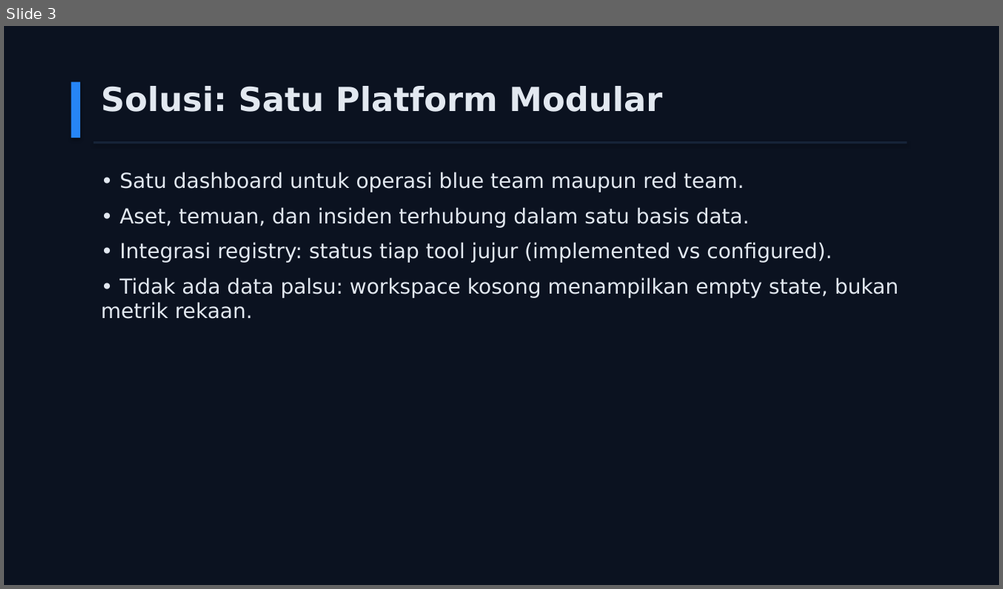
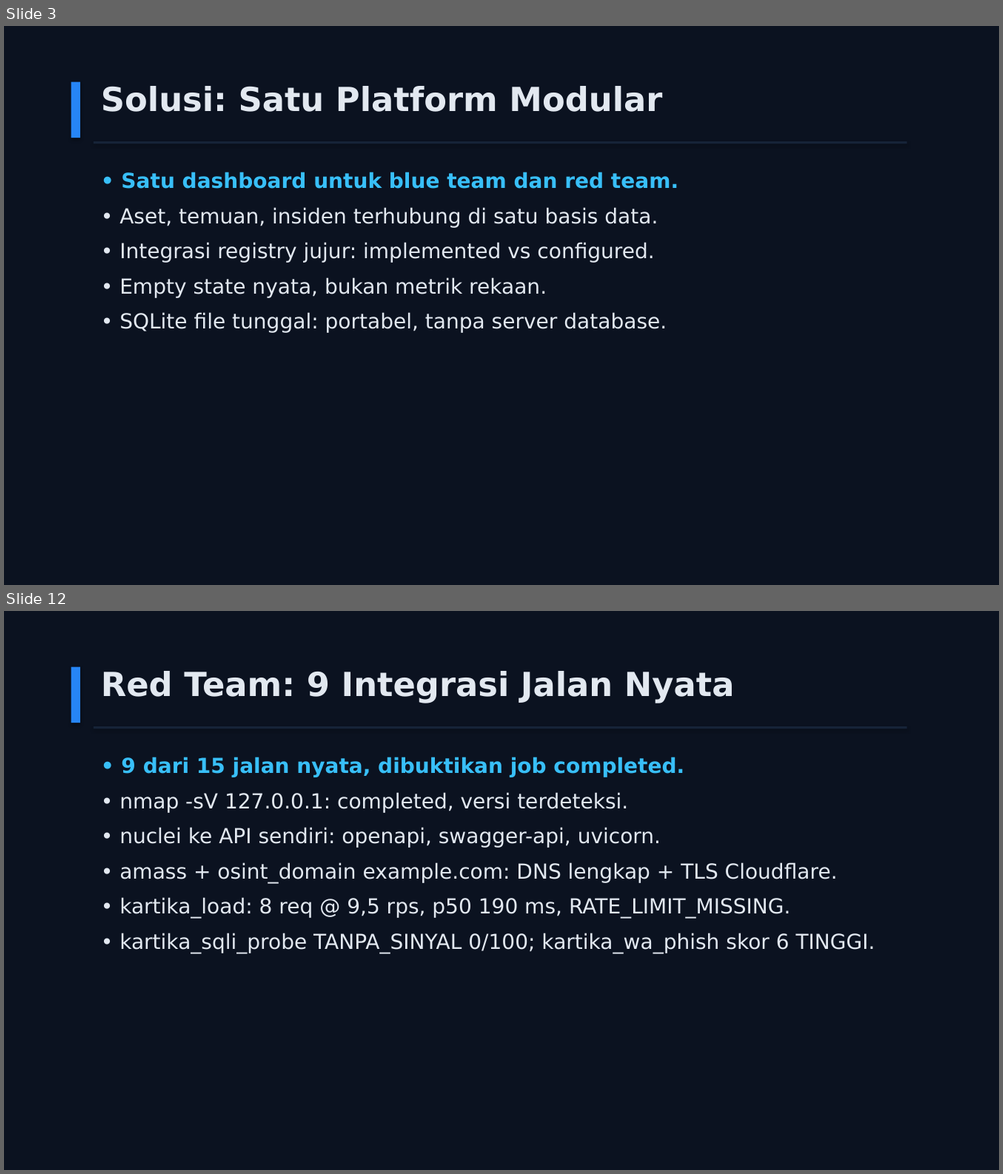
Before and after one commit to jejakmasgondrong/GARDA-CYBER, a slide deck: submission/GARDA-CYBER-slide-penjelasan.pptx. Shown one above the other, each under a label of ours: slide 3 before the commit, slides 3 and 12 after it; the slides between them are not shown. The pictures are 1003x589 and 1003x1174 pixels, drawn with LibreOffice and Linux fonts; fonts in the diff are those of the drawing. Boxes give left, top, right and bottom in pixels: in the first picture for what was removed or moved away, otherwise in the second. Text is boxed around its words. In the diff, an @@ line names an element or a change of style, - is before the commit and + after.

Commit message:
docs: slide penjelasan 19 content slide + cover dari fakta terverifikasi (PPTX regenerate, koreksi hitungan test)

```diff
--- a/submission/GARDA-CYBER-slide-penjelasan.pptx
+++ b/submission/GARDA-CYBER-slide-penjelasan.pptx
@@ slide 12 added at <box>4,611,999,1170</box>, background #0B1220 @@
@@ rectangle added at <box>71,667,80,723</box>, fill #2685F6 @@
@@ text added at <box>101,671,734,703</box>, 32 pt, text #E2E8F0, bold @@
+Red Team: 9 Integrasi Jalan Nyata
@@ rectangle added at <box>94,726,907,729</box>, fill #162338 @@
@@ text added at <box>119,757,875,954</box>, 20 pt, text #E2E8F0 @@
+• 9 dari 15 jalan nyata, dibuktikan job completed.
+• nmap -sV 127.0.0.1: completed, versi terdeteksi.
+• nuclei ke API sendiri: openapi, swagger-api, uvicorn.
+• amass + osint_domain example.com: DNS lengkap + TLS Cloudflare.
+• kartika_load: 8 req @ 9,5 rps, p50 190 ms, RATE_LIMIT_MISSING.
+• kartika_sqli_probe TANPA_SINYAL 0/100; kartika_wa_phish skor 6 TINGGI.
@@ slide 3 changed as well @@
@@ text at <box>119,172,678,333</box>: text changed @@
-• Satu dashboard untuk operasi blue team maupun red team.
-• Aset, temuan, dan insiden terhubung dalam satu basis data.
-• Integrasi registry: status tiap tool jujur (implemented vs configured).
-• Tidak ada data palsu: workspace kosong menampilkan empty state, bukan metrik rekaan.
+• Satu dashboard untuk blue team dan red team.
+• Aset, temuan, insiden terhubung di satu basis data.
+• Integrasi registry jujur: implemented vs configured.
+• Empty state nyata, bukan metrik rekaan.
+• SQLite file tunggal: portabel, tanpa server database.
```
Also in this commit, not shown: 9 other slides changed, 9 other slides added, 1 slide removed, 1 other file.
